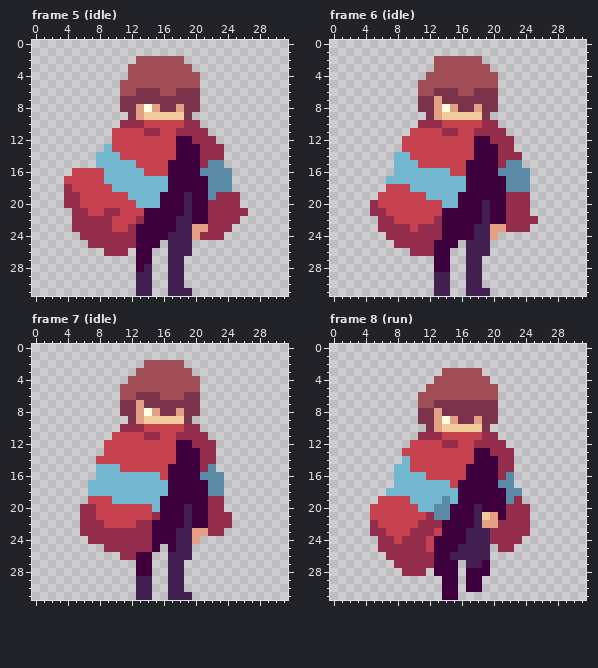
One commit to this pixel-art file: __aseprite__/player.aseprite. The picture above is the old version.
32x32 pixels, 15 frames. Shown: frame 5 (idle), frame 6 (idle), frame 7 (idle), frame 8 (run). The commit also changed other frames, which this record leaves out.
And afterwards:
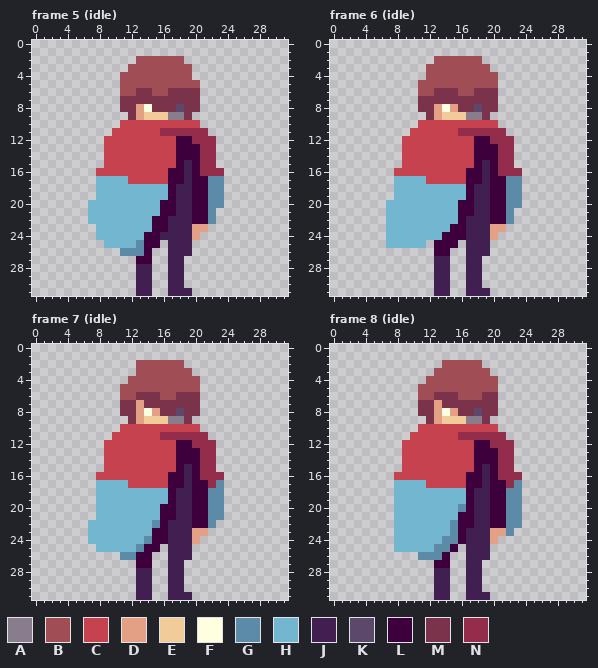
Palette (. is transparent): A #887d8d  B #a14d55  C #c7424f  D #e3a084  E #f2cb9b  F #ffffe0  G #5c8ba8  H #72b6cf  J #412051  K #5c486a  L #3d003d  M #7b334c  N #942c4b
The author wrote: :sparkles: Introduce player's slash attack (#34) * :bento: Add slash animation
The exact change:
Changed rows in their new state; - is an unchanged pixel.
Frame 5 (idle), layers "down/cape", "down/character":
first column x 4:
 4 -------B--------.------
 6 -----------B-M---------
 8 -----------M--K--------
 9 -------------AA--------
10 -------CCC-----CC------
11 ----------CCNN---------
12 -----C-----------------
13 -----C-------------.---
14 ----.CC------------.---
15 ----.CCCC----C-J--N.---
16 -...-CCCCC-----J-NNN.--
17 ....H---CCCCC--J----.--
18 ....HH--------JJ----.--
19 ....HHHH----H-J----G..-
20 ...HHHHHH-----J---GG..-
21 -..HHHHHHHHH--J---G....
22 -..HHHHHHHH--J----G...-
23 -...HHHHHHH--J----...--
24 --..HHHHHH--J----...---
25 ---..HHHHG-------------
26 -----..GGG-------------
28 ---------J-------------
Frame 6 (idle), layers "down/cape", "down/character":
first column x 12:
 3 B
first column x 5:
 7 --------M------------
 8 -------------K-------
 9 ------------AA-------
10 ------CCC-----CC-----
11 ---------CCNN--------
14 ---.C-------------.--
15 ---.CC------C-J--N.--
16 ---CCCCCCC----J-NNN.-
17 --.----CCCCC--J----.-
18 --.HH--------JJ----.-
19 -..HHHH----H-JJ--GG.-
20 ..HHHHHHH----J---GG.-
21 ..HHHHHHHHH--J---G..-
22 -.HHHHHHHHH-JJ---G...
23 -.HHHHHHHH--J----...-
24 --HHHHHHH---J--------
25 --HHHHH.-------------
26 -----...-------------
27 --------JJ-----------
28 --------JJ-----------
Frame 7 (idle), layers "down/cape", "down/character":
first column x 13:
 2 B
first column x 6:
 6 ------------M------
 8 ------------K------
 9 -----------AA------
10 -----CCC-----CC----
11 --------CCNN-------
14 --.----------------
15 --.CC------C-J--N--
16 --CCCCCCCC---J-NNN-
17 -.----CCCCC--J--N--
18 -.----------JJ-----
19 -.HH------H-JJ--GG-
20 ..HHHHHHH---J---GG-
21 ..HHHHHHHH--J---GG.
22 .HHHHHHHHG-JJ---G..
23 .HHHHHHHH--J----..-
24 -HHHHHHHG--J-------
25 --HHHHHGL--J-------
26 -----GG------------
28 -------JJ----------
Frame 8 (idle), layers "down/cape", "down/character":
first column x 5:
 2 ---------BBBBB------
 3 --------B-----B-----
 4 -------B-------B----
 5 ------B-------------
 6 --------MMM---MM----
 7 ------MMD-----------
 8 ---------FD--K------
 9 ------.--EEEAA-.----
10 ------CCCCCCCCCC----
11 -----CCCC--NNN--N---
12 ----C----CC--LL--N--
13 ---------------L----
14 ----C---------------
15 ---.C-------C-J-----
16 ---CCCC-------J--NN-
17 -------CCC-C--J-LNG-
18 --.--------H-JJ-----
19 -..HH----H-H-JJ---G-
20 ...HHH--HHHG--J--GG.
21 ...HHHHHHHH---JL-GG.
22 ...HHHHHHHG---JLLGG.
23 ...HHHHHHHG----DDG..
24 -..HHHHHHGG----D...-
25 -..HHHHHGG-.----..--
26 --....GGG-..--------
27 ---.....--.---.-----
28 ----...-JJ.-JJ.-----
29 --------JJ.-JJ------
30 --------JJ.-JJ------
31 --------JJ.-JJJ-----
Where, in picture pixels (left, top, right, bottom), the same in both pictures:
changed: (64, 72, 248, 272)
changed: (370, 64, 538, 272)
added: (136, 360, 144, 368)
changed: (80, 392, 232, 576)
changed: (370, 360, 530, 600)
